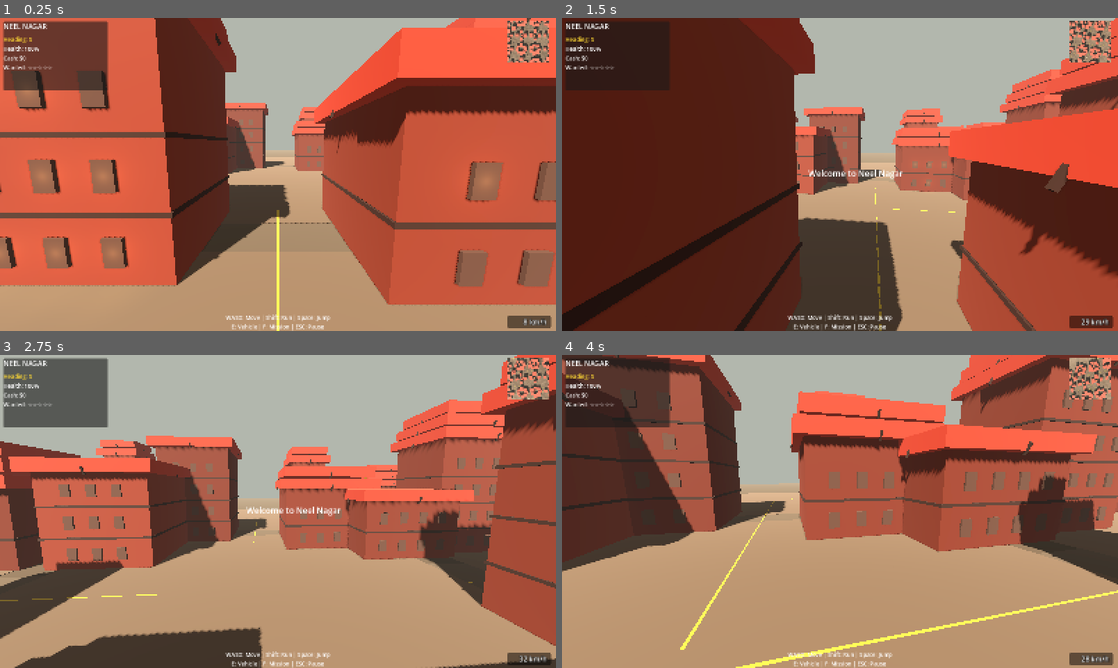
Above: before the commit, frames 1-4 (two rows, left to right).
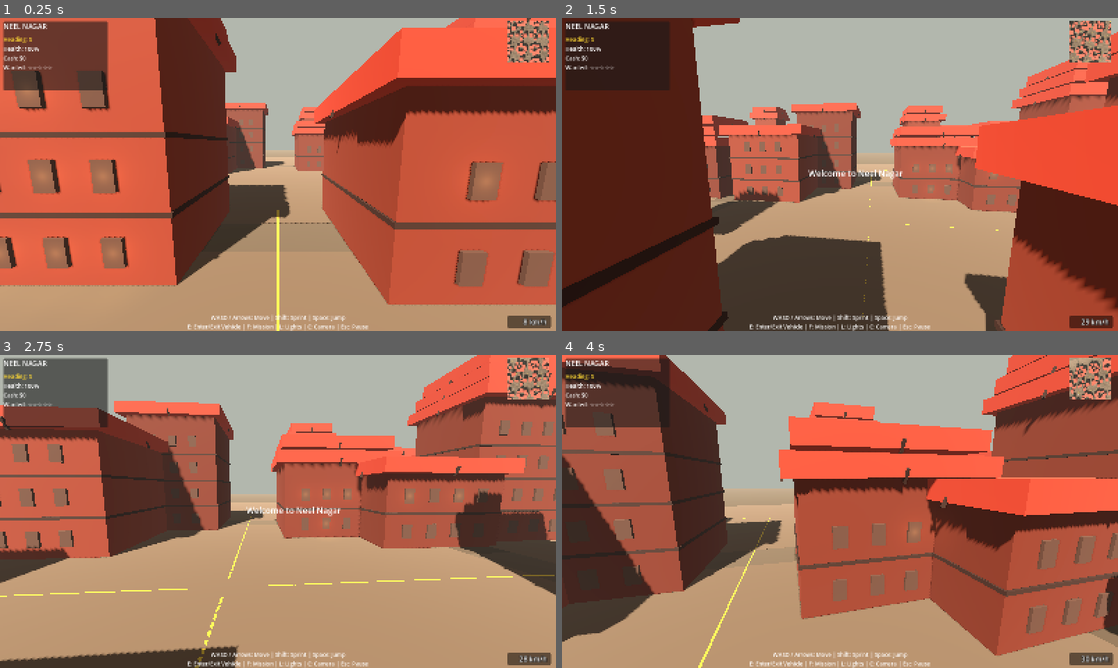
Above: after the commit, the same moments.

Repository: sauhardapathak/neel-nagar
Game: Godot game, scene res://scenes/Main.tscn
Two runs of this game, one before a commit and one after it. Both use one fixed random seed, a clock stepped at 60 frames per second and the inputs below.
Inputs (mouse positions are in pixels of both pictures, inside the frame that each line leads up to):
- Up to frame 1 (0.25 s): no input
- Up to frame 2 (1.5 s): tap Enter (ui_accept) at 0.5, 0.8, 1.35 s; move the mouse to (867, 174) at 0.52 s; hold Shift (run, bound only after the commit) 0.53-1.28 s; hold Up (ui_up) from 0.53 s (still down); click (867, 174) at 0.67 s; tap Space (jump, bound only after the commit) at 0.77, 1.07 s; move the mouse to (812, 174) at 1.27 s
- Up to frame 3 (2.75 s): keep holding Up (ui_up); tap Space (jump, bound only after the commit) at 1.52, 1.82, 2.3 s; tap L (Lights, bound only after the commit) at 1.55, 2.1 s; move the mouse to (289, 505) at 2.02 s
- Up to frame 4 (4 s): keep holding Up (ui_up); move the mouse to (834, 517) at 2.77 s; tap Space (jump, bound only after the commit) at 2.85, 3.02, 3.32, 3.77 s; click (834, 517) at 2.92 s; tap Shift (run, bound only after the commit) at 3.05 s; move the mouse to (878, 514) at 3.52 s; hold E (interact) from 3.53 s (still down); tap Enter (ui_accept) at 3.8 s

The runs differ from the first frame. In frame 1, 0.5% of the frame differs, in the area x 33-67%, y 94-100%; in frame 2, 31%; in frame 3, 45%; in frame 4, 62%, in the area x 0-100%, y 0-100%.
Error before the commit: Invalid call. Nonexistent function 'get_mission_info (via call)' in base 'Node (MissionSystem)'. (res://scripts/game.gd:817)
Error after the commit: Invalid call. Nonexistent function 'get_mission_info (via call)' in base 'Node (MissionSystem)'. (res://scripts/game.gd:841)

Commit message:
Fix controls: add WASD/arrow movement, correct Sprint, add vehicle InputMap actions
- Move actions (move_forward/back/left/right) bound to WASD + arrow keys
- run action corrected from Shift+F12 to Shift
- jump action added (Space)
- Added all M.A.V.S vehicle actions: Acceleration, Brake, Left, Right,
  Hand Brake, Nitro, Shift Up/Down, Lights, Camera Change, Reset, Gear 1-5, Gear Reverse
- simple_player.gd now reads move_* actions instead of ui_* (which were arrow-only)
- Vehicle gear key exports bound on spawn
- HUD controls text and README updated
- Added --movetest QA hook (simulates input, prints position delta)

Diff:
--- a/project.godot
+++ b/project.godot
@@ -38,8 +38,97 @@
 }
 run={
 "deadzone": 0.2,
-"events": [Object(InputEventKey,"resource_local_to_scene":false,"resource_name":"","device":-1,"window_id":0,"alt_pressed":false,"shift_pressed":true,"ctrl_pressed":false,"meta_pressed":false,"pressed":false,"keycode":0,"physical_keycode":4194343,"key_label":0,"unicode":0,"location":0,"echo":false,"script":null)
+"events": [Object(InputEventKey,"resource_local_to_scene":false,"resource_name":"","device":-1,"window_id":0,"alt_pressed":false,"shift_pressed":false,"ctrl_pressed":false,"meta_pressed":false,"pressed":false,"keycode":0,"physical_keycode":4194325,"key_label":0,"unicode":0,"location":0,"echo":false,"script":null)
 ]
+}
+jump={
+"deadzone": 0.2,
+"events": [Object(InputEventKey,"resource_local_to_scene":false,"resource_name":"","device":-1,"window_id":0,"alt_pressed":false,"shift_pressed":false,"ctrl_pressed":false,"meta_pressed":false,"pressed":false,"keycode":0,"physical_keycode":32,"key_label":0,"unicode":32,"location":0,"echo":false,"script":null)
+]
+}
+move_forward={
+"deadzone": 0.2,
+"events": [Object(InputEventKey,"resource_local_to_scene":false,"resource_name":"","device":-1,"window_id":0,"alt_pressed":false,"shift_pressed":false,"ctrl_pressed":false,"meta_pressed":false,"pressed":false,"keycode":0,"physical_keycode":87,"key_label":0,"unicode":119,"location":0,"echo":false,"script":null), Object(InputEventKey,"resource_local_to_scene":false,"resource_name":"","device":-1,"window_id":0,"alt_pressed":false,"shift_pressed":false,"ctrl_pressed":false,"meta_pressed":false,"pressed":false,"keycode":0,"physical_keycode":4194320,"key_label":0,"unicode":0,"location":0,"echo":false,"script":null)]
+}
+move_back={
+"deadzone": 0.2,
+"events": [Object(InputEventKey,"resource_local_to_scene":false,"resource_name":"","device":-1,"window_id":0,"alt_pressed":false,"shift_pressed":false,"ctrl_pressed":false,"meta_pressed":false,"pressed":false,"keycode":0,"physical_keycode":83,"key_label":0,"unicode":115,"location":0,"echo":false,"script":null), Object(InputEventKey,"resource_local_to_scene":false,"resource_name":"","device":-1,"window_id":0,"alt_pressed":false,"shift_pressed":false,"ctrl_pressed":false,"meta_pressed":false,"pressed":false,"keycode":0,"physical_keycode":4194322,"key_label":0,"unicode":0,"location":0,"echo":false,"script":null)]
+}
+move_left={
+"deadzone": 0.2,
+"events": [Object(InputEventKey,"resource_local_to_scene":false,"resource_name":"","device":-1,"window_id":0,"alt_pressed":false,"shift_pressed":false,"ctrl_pressed":false,"meta_pressed":false,"pressed":false,"keycode":0,"physical_keycode":65,"key_label":0,"unicode":97,"location":0,"echo":false,"script":null), Object(InputEventKey,"resource_local_to_scene":false,"resource_name":"","device":-1,"window_id":0,"alt_pressed":false,"shift_pressed":false,"ctrl_pressed":false,"meta_pressed":false,"pressed":false,"keycode":0,"physical_keycode":4194319,"key_label":0,"unicode":0,"location":0,"echo":false,"script":null)]
+}
+move_right={
+"deadzone": 0.2,
+"events": [Object(InputEventKey,"resource_local_to_scene":false,"resource_name":"","device":-1,"window_id":0,"alt_pressed":false,"shift_pressed":false,"ctrl_pressed":false,"meta_pressed":false,"pressed":false,"keycode":0,"physical_keycode":68,"key_label":0,"unicode":100,"location":0,"echo":false,"script":null), Object(InputEventKey,"resource_local_to_scene":false,"resource_name":"","device":-1,"window_id":0,"alt_pressed":false,"shift_pressed":false,"ctrl_pressed":false,"meta_pressed":false,"pressed":false,"keycode":0,"physical_keycode":4194321,"key_label":0,"unicode":0,"location":0,"echo":false,"script":null)]
+}
+Acceleration={
+"deadzone": 0.2,
+"events": [Object(InputEventKey,"resource_local_to_scene":false,"resource_name":"","device":-1,"window_id":0,"alt_pressed":false,"shift_pressed":false,"ctrl_pressed":false,"meta_pressed":false,"pressed":false,"keycode":0,"physical_keycode":87,"key_label":0,"unicode":119,"location":0,"echo":false,"script":null), Object(InputEventKey,"resource_local_to_scene":false,"resource_name":"","device":-1,"window_id":0,"alt_pressed":false,"shift_pressed":false,"ctrl_pressed":false,"meta_pressed":false,"pressed":false,"keycode":0,"physical_keycode":4194320,"key_label":0,"unicode":0,"location":0,"echo":false,"script":null)]
+}
+Brake={
+"deadzone": 0.2,
+"events": [Object(InputEventKey,"resource_local_to_scene":false,"resource_name":"","device":-1,"window_id":0,"alt_pressed":false,"shift_pressed":false,"ctrl_pressed":false,"meta_pressed":false,"pressed":false,"keycode":0,"physical_keycode":83,"key_label":0,"unicode":115,"location":0,"echo":false,"script":null), Object(InputEventKey,"resource_local_to_scene":false,"resource_name":"","device":-1,"window_id":0,"alt_pressed":false,"shift_pressed":false,"ctrl_pressed":false,"meta_pressed":false,"pressed":false,"keycode":0,"physical_keycode":4194322,"key_label":0,"unicode":0,"location":0,"echo":false,"script":null)]
+}
+Left={
+"deadzone": 0.2,
+"events": [Object(InputEventKey,"resource_local_to_scene":false,"resource_name":"","device":-1,"window_id":0,"alt_pressed":false,"shift_pressed":false,"ctrl_pressed":false,"meta_pressed":false,"pressed":false,"keycode":0,"physical_keycode":65,"key_label":0,"unicode":97,"location":0,"echo":false,"script":null), Object(InputEventKey,"resource_local_to_scene":false,"resource_name":"","device":-1,"window_id":0,"alt_pressed":false,"shift_pressed":false,"ctrl_pressed":false,"meta_pressed":false,"pressed":false,"keycode":0,"physical_keycode":4194319,"key_label":0,"unicode":0,"location":0,"echo":false,"script":null)]
+}
+Right={
+"deadzone": 0.2,
+"events": [Object(InputEventKey,"resource_local_to_scene":false,"resource_name":"","device":-1,"window_id":0,"alt_pressed":false,"shift_pressed":false,"ctrl_pressed":false,"meta_pressed":false,"pressed":false,"keycode":0,"physical_keycode":68,"key_label":0,"unicode":100,"location":0,"echo":false,"script":null), Object(InputEventKey,"resource_local_to_scene":false,"resource_name":"","device":-1,"window_id":0,"alt_pressed":false,"shift_pressed":false,"ctrl_pressed":false,"meta_pressed":false,"pressed":false,"keycode":0,"physical_keycode":4194321,"key_label":0,"unicode":0,"location":0,"echo":false,"script":null)]
+}
+Hand Brake={
+"deadzone": 0.2,
+"events": [Object(InputEventKey,"resource_local_to_scene":false,"resource_name":"","device":-1,"window_id":0,"alt_pressed":false,"shift_pressed":false,"ctrl_pressed":false,"meta_pressed":false,"pressed":false,"keycode":0,"physical_keycode":32,"key_label":0,"unicode":32,"location":0,"echo":false,"script":null)]
+}
+Nitro={
+"deadzone": 0.2,
+"events": [Object(InputEventKey,"resource_local_to_scene":false,"resource_name":"","device":-1,"window_id":0,"alt_pressed":false,"shift_pressed":false,"ctrl_pressed":false,"meta_pressed":false,"pressed":false,"keycode":0,"physical_keycode":4194325,"key_label":0,"unicode":0,"location":0,"echo":false,"script":null)]
+}
+Shift Up={
+"deadzone": 0.2,
+"events": [Object(InputEventKey,"resource_local_to_scene":false,"resource_name":"","device":-1,"window_id":0,"alt_pressed":false,"shift_pressed":false,"ctrl_pressed":false,"meta_pressed":false,"pressed":false,"keycode":0,"physical_keycode":81,"key_label":0,"unicode":113,"location":0,"echo":false,"script":null)]
+}
+Shift Down={
+"deadzone": 0.2,
+"events": [Object(InputEventKey,"resource_local_to_scene":false,"resource_name":"","device":-1,"window_id":0,"alt_pressed":false,"shift_pressed":false,"ctrl_pressed":false,"meta_pressed":false,"pressed":false,"keycode":0,"physical_keycode":90,"key_label":0,"unicode":122,"location":0,"echo":false,"script":null)]
+}
+Lights={
+"deadzone": 0.2,
+"events": [Object(InputEventKey,"resource_local_to_scene":false,"resource_name":"","device":-1,"window_id":0,"alt_pressed":false,"shift_pressed":false,"ctrl_pressed":false,"meta_pressed":false,"pressed":false,"keycode":0,"physical_keycode":76,"key_label":0,"unicode":108,"location":0,"echo":false,"script":null)]
+}
+Camera Change={
+"deadzone": 0.2,
+"events": [Object(InputEventKey,"resource_local_to_scene":false,"resource_name":"","device":-1,"window_id":0,"alt_pressed":false,"shift_pressed":false,"ctrl_pressed":false,"meta_pressed":false,"pressed":false,"keycode":0,"physical_keycode":67,"key_label":0,"unicode":99,"location":0,"echo":false,"script":null)]
+}
+Reset={
+"deadzone": 0.2,
+"events": [Object(InputEventKey,"resource_local_to_scene":false,"resource_name":"","device":-1,"window_id":0,"alt_pressed":false,"shift_pressed":false,"ctrl_pressed":false,"meta_pressed":false,"pressed":false,"keycode":0,"physical_keycode":82,"key_label":0,"unicode":114,"location":0,"echo":false,"script":null)]
+}
+Gear 1={
+"deadzone": 0.2,
+"events": [Object(InputEventKey,"resource_local_to_scene":false,"resource_name":"","device":-1,"window_id":0,"alt_pressed":false,"shift_pressed":false,"ctrl_pressed":false,"meta_pressed":false,"pressed":false,"keycode":0,"physical_keycode":49,"key_label":0,"unicode":49,"location":0,"echo":false,"script":null)]
+}
+Gear 2={
+"deadzone": 0.2,
+"events": [Object(InputEventKey,"resource_local_to_scene":false,"resource_name":"","device":-1,"window_id":0,"alt_pressed":false,"shift_pressed":false,"ctrl_pressed":false,"meta_pressed":false,"pressed":false,"keycode":0,"physical_keycode":50,"key_label":0,"unicode":50,"location":0,"echo":false,"script":null)]
+}
+Gear 3={
+"deadzone": 0.2,
+"events": [Object(InputEventKey,"resource_local_to_scene":false,"resource_name":"","device":-1,"window_id":0,"alt_pressed":false,"shift_pressed":false,"ctrl_pressed":false,"meta_pressed":false,"pressed":false,"keycode":0,"physical_keycode":51,"key_label":0,"unicode":51,"location":0,"echo":false,"script":null)]
+}
+Gear 4={
+"deadzone": 0.2,
+"events": [Object(InputEventKey,"resource_local_to_scene":false,"resource_name":"","device":-1,"window_id":0,"alt_pressed":false,"shift_pressed":false,"ctrl_pressed":false,"meta_pressed":false,"pressed":false,"keycode":0,"physical_keycode":52,"key_label":0,"unicode":52,"location":0,"echo":false,"script":null)]
+}
+Gear 5={
+"deadzone": 0.2,
+"events": [Object(InputEventKey,"resource_local_to_scene":false,"resource_name":"","device":-1,"window_id":0,"alt_pressed":false,"shift_pressed":false,"ctrl_pressed":false,"meta_pressed":false,"pressed":false,"keycode":0,"physical_keycode":53,"key_label":0,"unicode":53,"location":0,"echo":false,"script":null)]
+}
+Gear Reverse={
+"deadzone": 0.2,
+"events": [Object(InputEventKey,"resource_local_to_scene":false,"resource_name":"","device":-1,"window_id":0,"alt_pressed":false,"shift_pressed":false,"ctrl_pressed":false,"meta_pressed":false,"pressed":false,"keycode":0,"physical_keycode":54,"key_label":0,"unicode":54,"location":0,"echo":false,"script":null)]
 }
 
 [layer_names]
--- a/scripts/game.gd
+++ b/scripts/game.gd
@@ -29,6 +29,8 @@
 var paused := false
 var _shot_mode := false
 var _shot_frames := 0
+var _move_test := false
+var _move_start := Vector3.ZERO
 
 var minimap_viewport: SubViewport
 var minimap_camera: Camera3D
@@ -84,6 +86,7 @@
 	if _shot_mode:
 		game_started = true
 		print("SHOT MODE ACTIVE - will save screenshot after 90 frames")
+	_move_test = OS.get_cmdline_args().has("--movetest") or OS.get_cmdline_user_args().has("--movetest")
 
 	_build_environment()
 	_build_nepal_city()
@@ -587,6 +590,12 @@
 	for pos in positions:
 		var car := car_scene.instantiate()
 		car.position = pos
+		car.set("key_gear_1", "Gear 1")
+		car.set("key_gear_2", "Gear 2")
+		car.set("key_gear_3", "Gear 3")
+		car.set("key_gear_4", "Gear 4")
+		car.set("key_gear_5", "Gear 5")
+		car.set("key_gear_reverse", "Gear Reverse")
 		vehicle_container.add_child(car)
 
 func _spawn_npcs() -> void:
@@ -652,7 +661,7 @@
 
 	var controls := Label.new()
 	controls.name = "Controls"
-	controls.text = "WASD: Move | Shift: Run | Space: Jump\nE: Vehicle | F: Mission | ESC: Pause"
+	controls.text = "WASD / Arrows: Move | Shift: Sprint | Space: Jump\nE: Enter/Exit Vehicle | F: Mission | L: Lights | C: Camera | Esc: Pause"
 	controls.set_anchors_and_offsets_preset(Control.PRESET_BOTTOM_WIDE)
 	controls.offset_top = -50
 	controls.horizontal_alignment = HORIZONTAL_ALIGNMENT_CENTER
@@ -753,6 +762,21 @@
 	)
 
 func _process(delta: float) -> void:
+	if _move_test:
+		_shot_frames += 1
+		if _shot_frames == 10:
+			_move_start = player.global_position
+			print("MOVETEST actions present: forward=", InputMap.has_action("move_forward"), " sprint=", InputMap.has_action("run"), " jump=", InputMap.has_action("jump"), " accel=", InputMap.has_action("Acceleration"))
+			Input.action_press("move_forward")
+			Input.action_press("run")
+		if _shot_frames == 80:
+			var end_pos: Vector3 = player.global_position
+			print("MOVETEST start=", _move_start, " end=", end_pos, " delta=", end_pos - _move_start, " dist=", _move_start.distance_to(end_pos))
+			Input.action_release("move_forward")
+			Input.action_release("run")
+			get_tree().quit()
+			return
+
 	if _shot_mode:
 		_shot_frames += 1
 		if _shot_frames == 90:
--- a/scripts/simple_player.gd
+++ b/scripts/simple_player.gd
@@ -71,10 +71,10 @@
 	if not is_on_floor():
 		velocity.y -= gravity * delta
 
-	if Input.is_action_just_pressed("ui_accept") and is_on_floor():
+	if Input.is_action_just_pressed("jump") and is_on_floor():
 		velocity.y = JUMP_VELOCITY
 
-	var input_dir: Vector2 = Input.get_vector("ui_left", "ui_right", "ui_up", "ui_down")
+	var input_dir: Vector2 = Input.get_vector("move_left", "move_right", "move_forward", "move_back")
 	var direction := (transform.basis * Vector3(input_dir.x, 0, input_dir.y)).normalized()
 
 	var current_speed := RUN_SPEED if Input.is_action_pressed("run") else SPEED
Binary file changed: qa_shot.png
Not shown, changed: README.md
